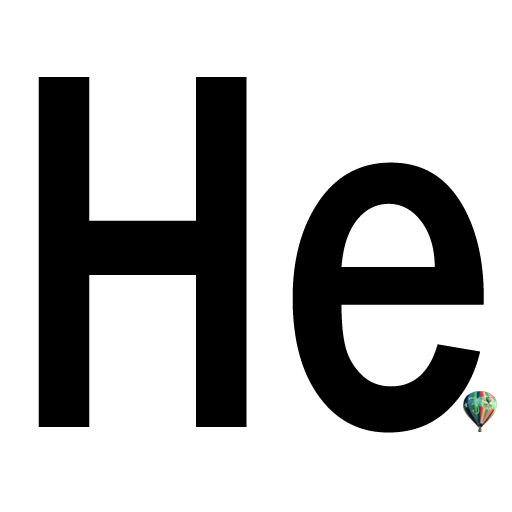
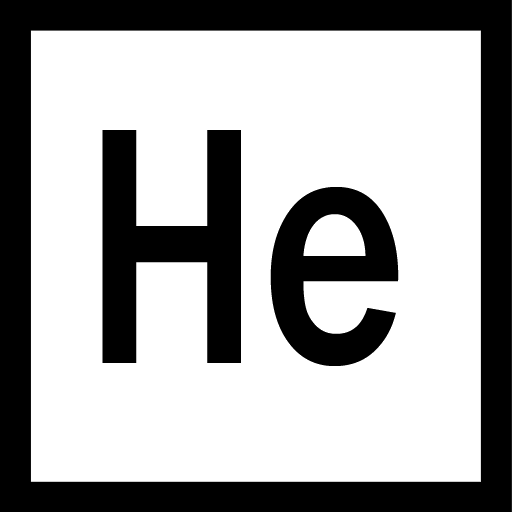
Layer changes from the first 512 × 512 image to the second:
added group "Group BW" with 6 layers above "Group dark" over [0, 0, 512, 512]
added layer "Shape 4" in group "Group BW" over [0, 0, 512, 512]
added layer "Shape 3" in group "Group BW" over [18, 25, 399, 484]
hid group "Group lite" (4 layers) over [38, 40, 497, 450]
renamed "Helium 3" to "Helium 3 lite", hid it over [463, 391, 497, 432]
renamed "He" to "He lite", painted on it over [38, 77, 494, 446]
